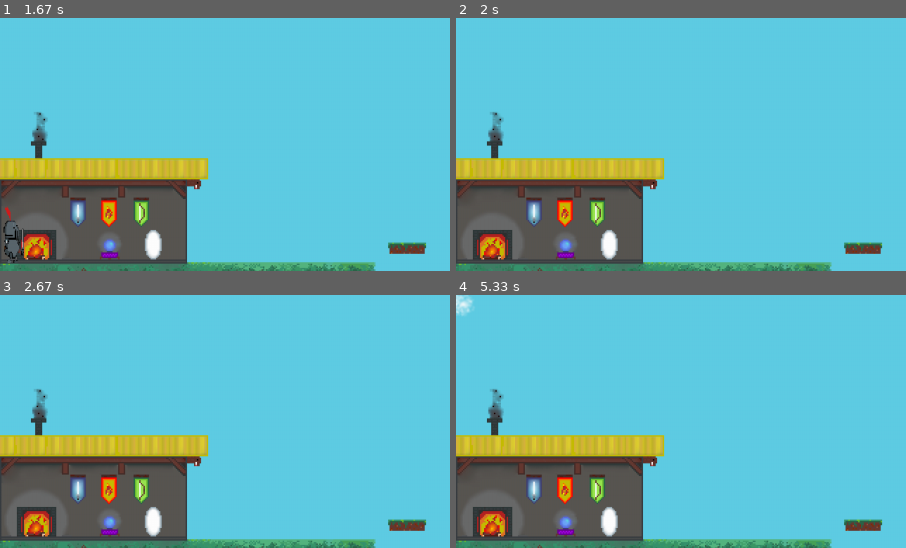
Above: before the commit, frames 1-4 (two rows, left to right).
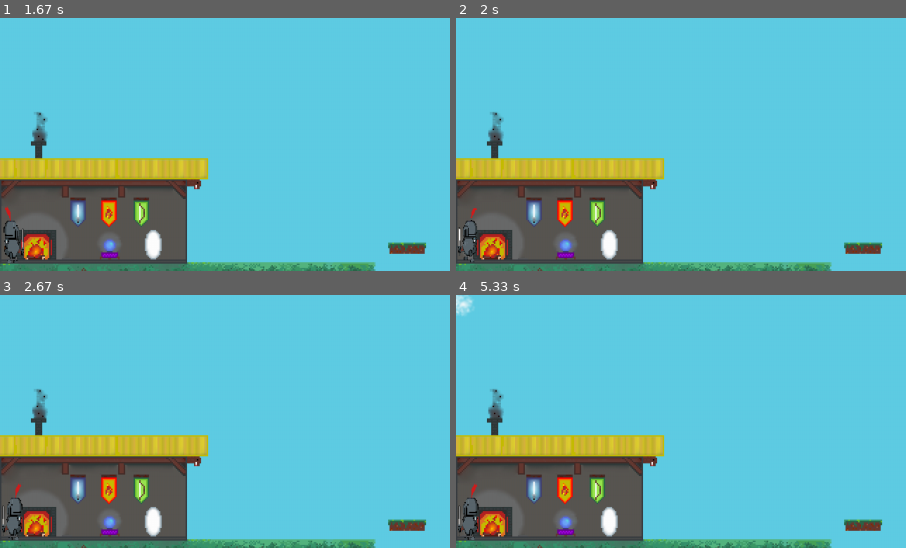
Above: after the commit, the same moments.

Repository: plov-cyber/Simple_Dungeon_PyGame
Game: pygame game, started from main.py
Two runs of this game, one before a commit and one after it. Both use one fixed random seed, a clock stepped at 60 frames per second and the inputs below.
Inputs (mouse positions are % of the whole screen's width and height, from its top left):
- Up to frame 1 (1.67 s): press the mouse at (50, 83) at 0.37 s; move the mouse to (52, 73) at 0.47 s; release the mouse at (54, 62) at 0.6 s; click (50, 42) at 0.72 s; click (50, 42) at 1.05 s; tap Space at 1.33 s
- Up to frame 2 (2 s): hold Tab from 1.67 s (still down); hold A from 1.67 s (still down); move the mouse to (53, 61) at 1.7 s
- Up to frame 3 (2.67 s): release Tab at 2.2 s; release A at 2.2 s
- Up to frame 4 (5.33 s): no input
The pictures show only the part of the screen within x 0-50%, y 25-75%; the shares and areas given below are measured in that part.

Frame 1 is identical in both runs. In frame 2, 0.3% of the frame differs, in the area x 0-5%, y 75-97%; in frame 3, 0.3%, in the area x 0-6%, y 74-97%; in frame 4, 0.3%.

Commit message:
RELEASE2.0(exe)

Diff:
--- a/main.py
+++ b/main.py
@@ -506,8 +506,8 @@
 
 # Загрузка звуков и музыки.
 btn_sound = load_sound(1, 'btn_sound.wav')
-title_mc = 'title_menu_music.mp3'
-level_mc = 'level_music.mp3'
+title_mc = 'title_menu_music.wav'
+level_mc = 'level_music.wav'
 now_music = title_mc
 
 # Главный герой.
@@ -687,8 +687,6 @@
             hero.move(hero.x + hero.vx, hero.rect.y)
         if keys[pygame.K_a]:
             hero.move(hero.x - hero.vx, hero.rect.y)
-        if keys[pygame.K_TAB]:
-            hero.rect.y -= 100
         if keys[pygame.K_LSHIFT]:
             hero.vx = 5
             hero.freq = 10
Not shown, added: SimpleDungeon.exe
Not shown, added: sounds/level_music.wav
Not shown, added: sounds/title_menu_music.wav
